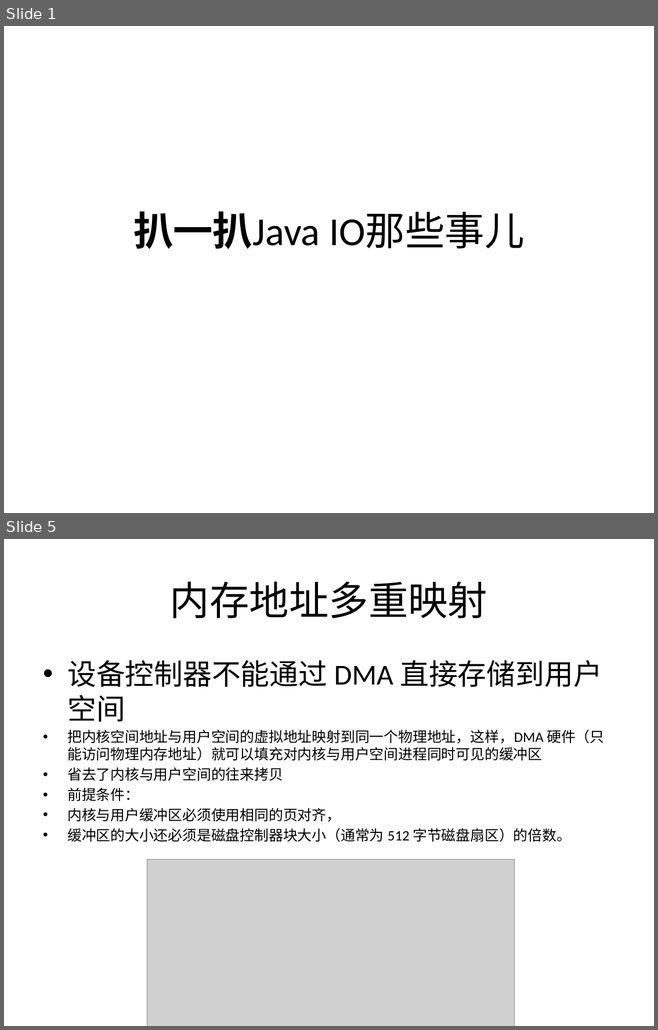
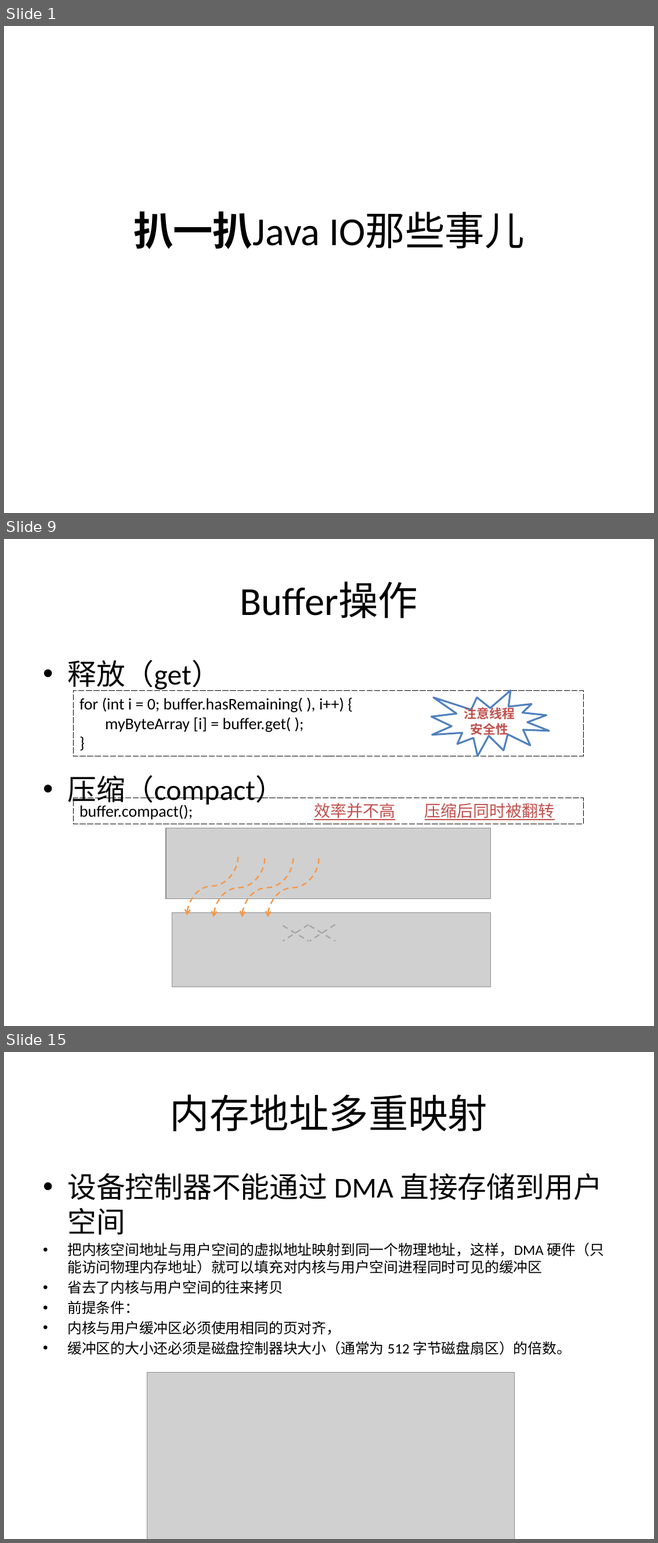
Before and after one commit to guhanjie/Knowledge-sharing, a slide deck: 扒一扒Java IO那些事儿.pptx. Shown one above the other, each under a label of ours: slides 1 and 5 before the commit, slides 1, 9 and 15 after it; the slides between them are not shown. The pictures are 658x1030 and 658x1543 pixels, drawn with LibreOffice and Linux fonts; fonts in the diff are those of the drawing; grey boxes stand for pictures. Boxes give left, top, right and bottom in pixels: in the first picture for what was removed or moved away, otherwise in the second. Text is boxed around its words. In the diff, an @@ line names an element or a change of style, - is before the commit and + after.

```diff
--- a/扒一扒Java IO那些事儿.pptx
+++ b/扒一扒Java IO那些事儿.pptx
@@ slide 9 added at (4, 539, 654, 1026), background #FFFFFF @@
@@ title added at (240, 582, 418, 618), 44 pt, text #000000 @@
+Buffer操作
@@ text added at (67, 660, 284, 808), 32 pt, text #000000 @@
+• 释放（get）
+• 压缩（compact）
@@ rectangle added at (73, 690, 583, 756), outline #000000 0.75 pt dashed, 18 pt, text #000000 @@
+for (int i = 0; buffer.hasRemaining( ), i++) {
+myByteArray [i] = buffer.get( );
+}
@@ irregular seal added at (431, 690, 549, 756), fill #FFFFFF, outline #4F81BD 2 pt, 14 pt, text #C0504D, bold @@
+注意线程安全性
@@ rectangle added at (73, 798, 583, 824), outline #000000 0.75 pt dashed, 18 pt, text #000000 @@
+buffer.compact(); 效率并不高 压缩后同时被翻转
@@ picture added at (166, 828, 490, 899) @@
@@ curved arrow added from (238, 857) to (187, 916), #F79646 1.5 pt dashed @@
@@ curved arrow added from (264, 859) to (213, 917), #F79646 1.5 pt dashed @@
@@ curved arrow added from (293, 859) to (242, 917), #F79646 1.5 pt dashed @@
@@ curved arrow added from (318, 859) to (268, 917), #F79646 1.5 pt dashed @@
@@ picture added at (172, 913, 490, 987) @@
@@ line added from (282, 925) to (308, 941), #A6A6A6 1.5 pt dashed @@
@@ line added from (308, 925) to (282, 941), #A6A6A6 1.5 pt dashed @@
@@ line added from (309, 925) to (335, 941), #A6A6A6 1.5 pt dashed @@
@@ line added from (335, 925) to (309, 941), #A6A6A6 1.5 pt dashed @@
@@ what was slide 5 is now slide 15 @@
```
Also in this commit, not shown: 5 slides changed, 7 other slides added, 2 slides removed.
